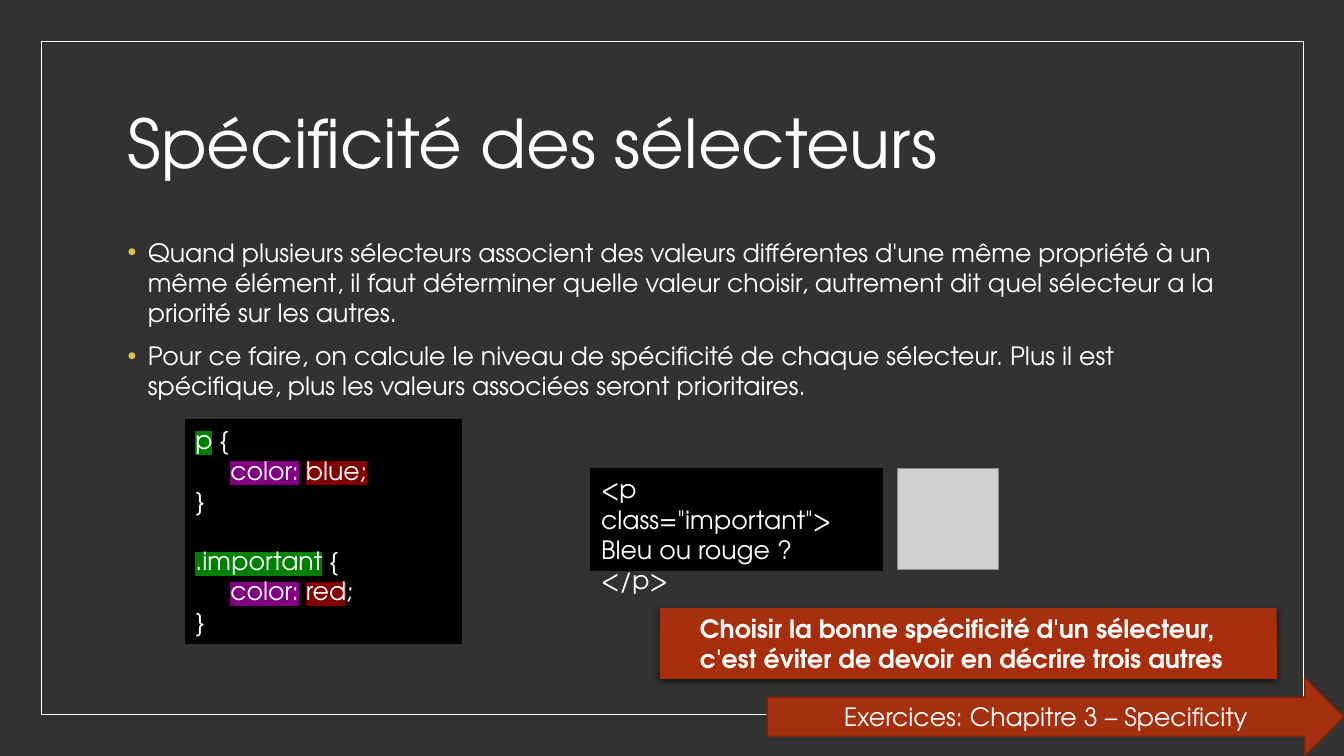
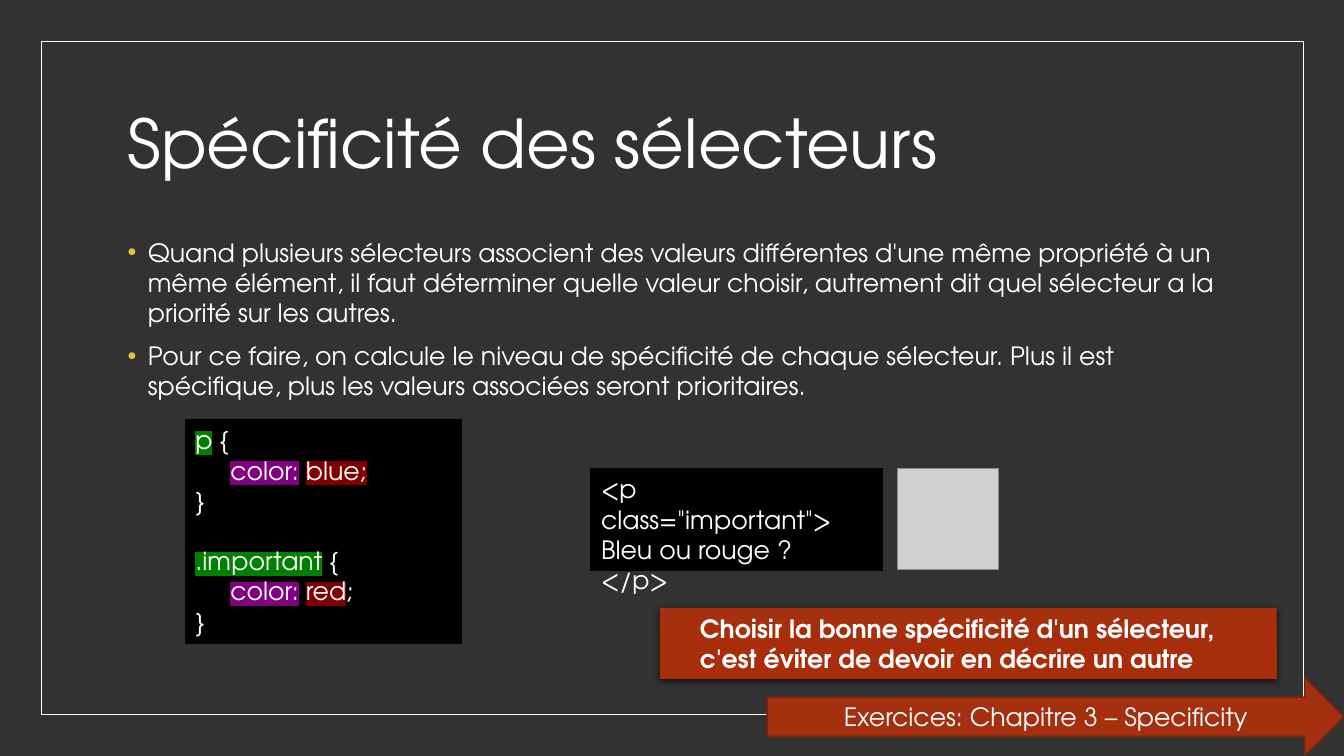
Before and after one commit to worldline/html-css-training, a slide deck: slide 6 of presenter_fr.pptx. Drawn at 1344x756 pixels with LibreOffice and Linux fonts; fonts in the diff are those of the drawing; grey boxes stand for pictures. Boxes give left, top, right and bottom in pixels: in the first picture for what was removed or moved away, otherwise in the second. Text is boxed around its words. In the diff, an @@ line names an element or a change of style, - is before the commit and + after.

Commit message:
update slides

```diff
--- a/presenter_fr.pptx
+++ b/presenter_fr.pptx
@@ text in rectangle at box(700, 617, 1214, 669): text changed @@
-  Choisir la bonne spécificité d'un sélecteur, c'est éviter de devoir en décrire trois autres
+  Choisir la bonne spécificité d'un sélecteur, c'est éviter de devoir en décrire un autre
```
Also in this commit, not shown: 2 other slides changed, 5 slides added, 1 other file.
